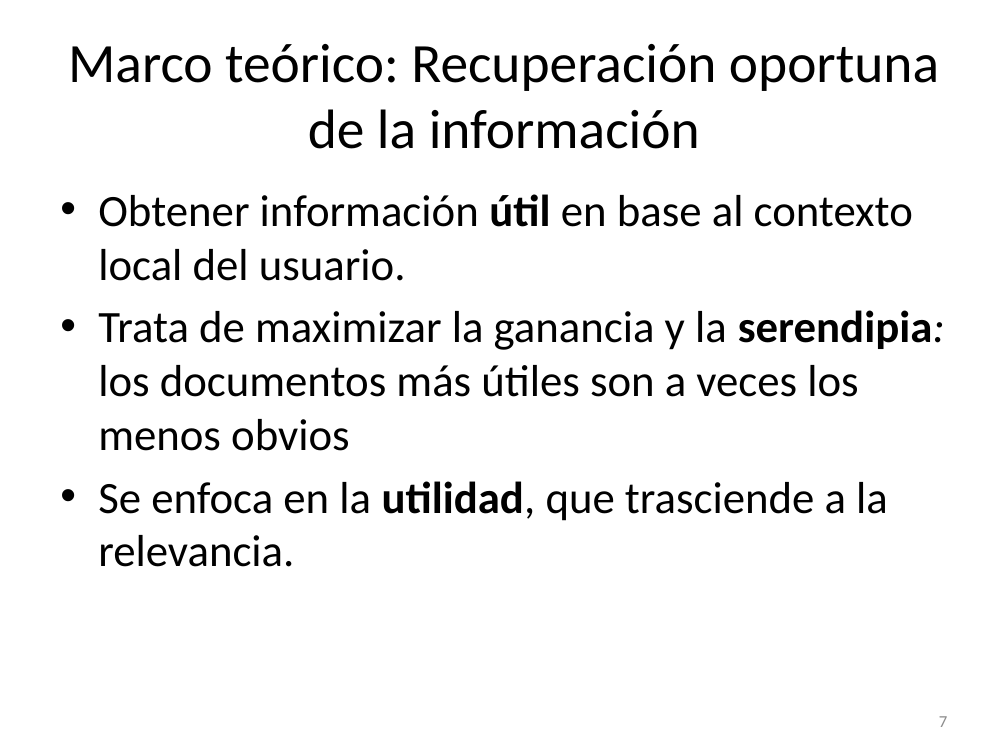
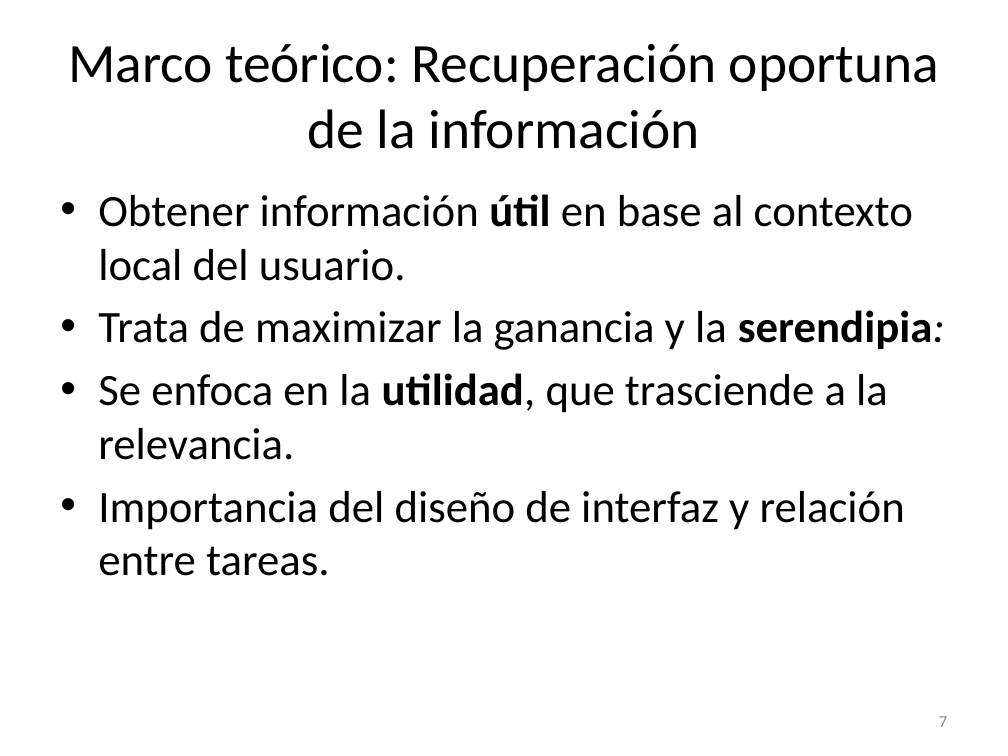
Before and after one commit to lfborjas/Lebrixen, a slide deck: slide 7 of Expo.pptx. Drawn at 1008x756 pixels with LibreOffice and Linux fonts; fonts in the diff are those of the drawing. Boxes give left, top, right and bottom in pixels: in the first picture for what was removed or moved away, otherwise in the second. Text is boxed around its words. In the diff, an @@ line names an element or a change of style, - is before the commit and + after.

```diff
--- a/Expo.pptx
+++ b/Expo.pptx
@@ text at bbox=[98, 310, 945, 350]: text changed @@
-• Trata de maximizar la ganancia y la serendipia: los documentos más útiles son a veces los menos obvios
+• Trata de maximizar la ganancia y la serendipia:
@@ text at bbox=[98, 491, 905, 576]: paragraph added @@
+• Importancia del diseño de interfaz y relación entre tareas.
```
Also in this commit, not shown: 6 other slides changed, 4 slides added, 1 slide removed, 1 other file.
